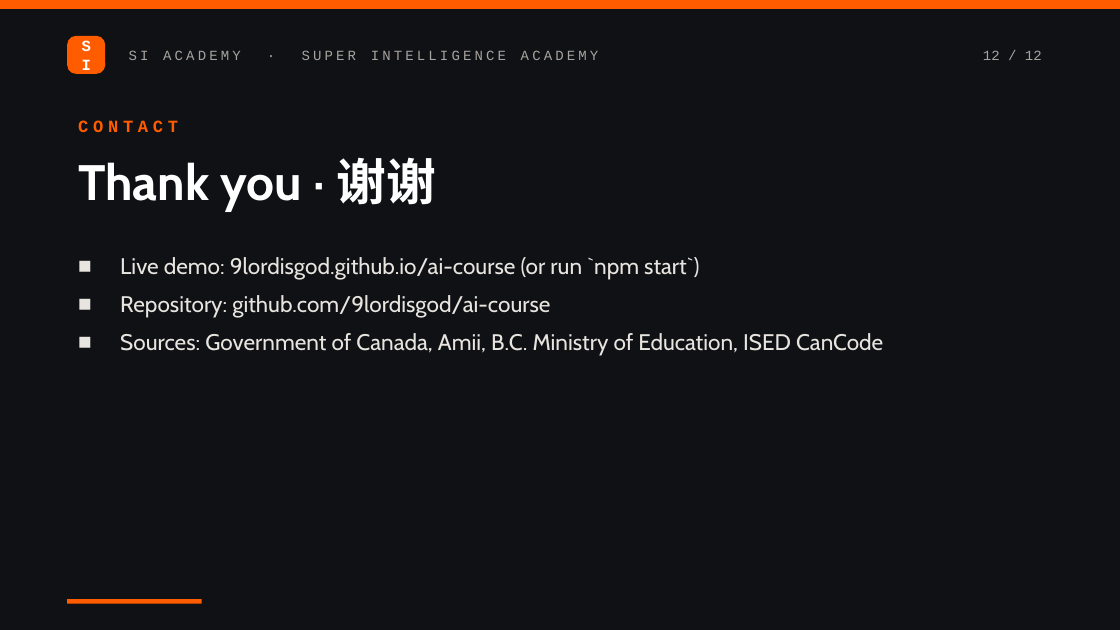
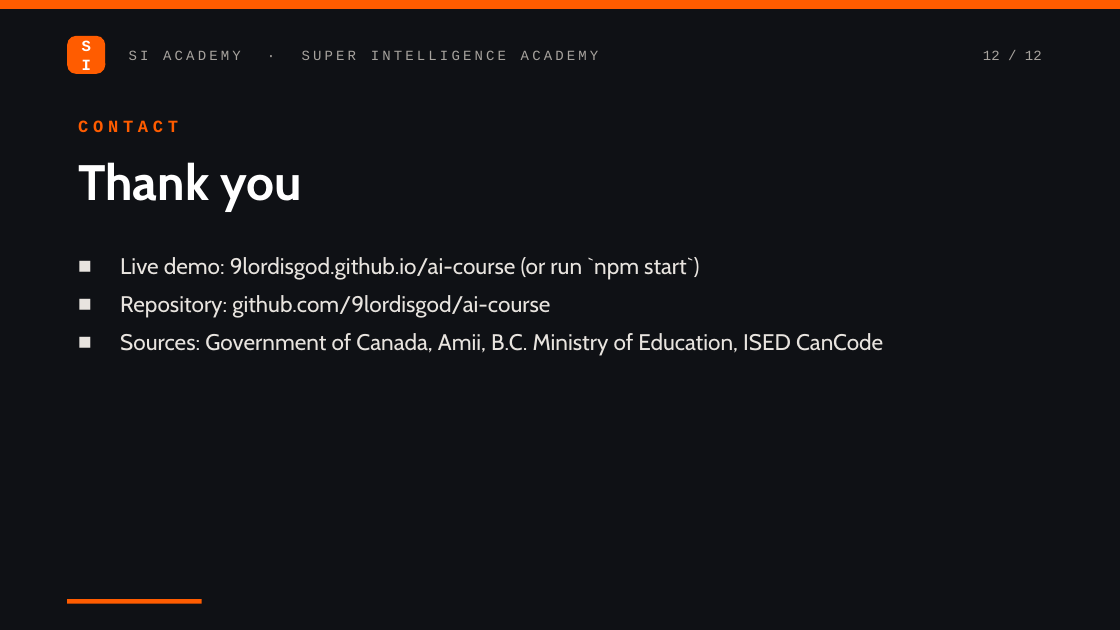
Before and after one commit to 9lordisgod/ai-course, a slide deck: slide 12 of pitch/SI-Academy-Pitch-Deck.pptx. Drawn at 1120x630 pixels with LibreOffice and Linux fonts; fonts in the diff are those of the drawing. Boxes give left, top, right and bottom in pixels: in the first picture for what was removed or moved away, otherwise in the second. Text is boxed around its words. In the diff, an @@ line names an element or a change of style, - is before the commit and + after.

```diff
--- a/pitch/SI-Academy-Pitch-Deck.pptx
+++ b/pitch/SI-Academy-Pitch-Deck.pptx
@@ text at <box>78,162,303,211</box>: text changed @@
-Thank you · 谢谢
+Thank you
```
Also in this commit, not shown: 4 other slides changed, 10 other files.
